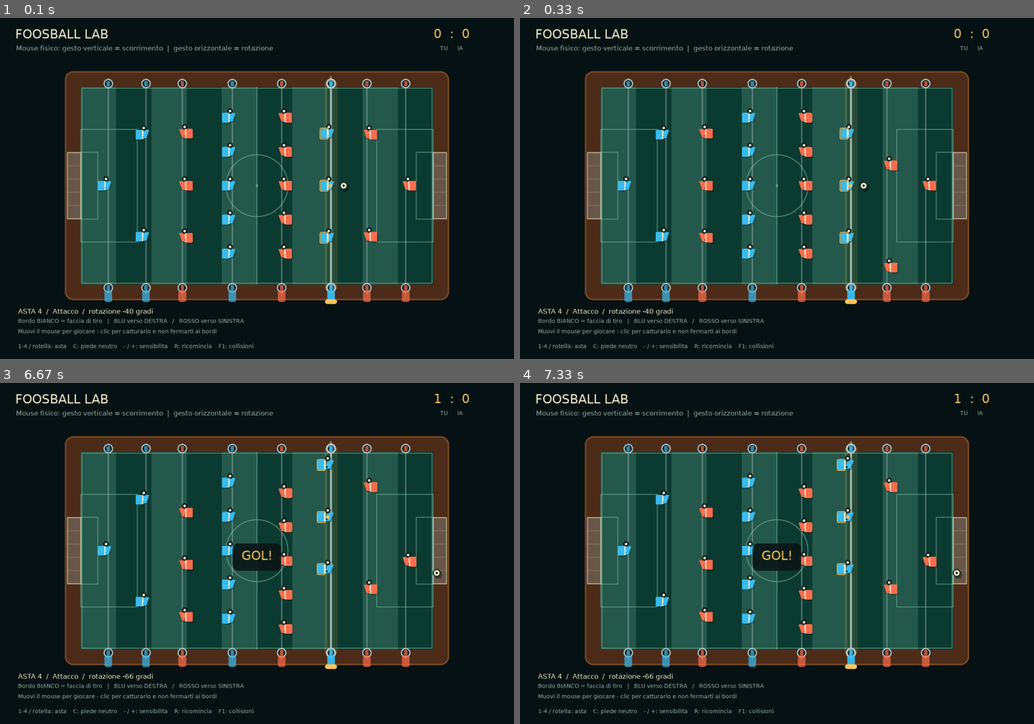
Above: before the commit, frames 1-4 (two rows, left to right).
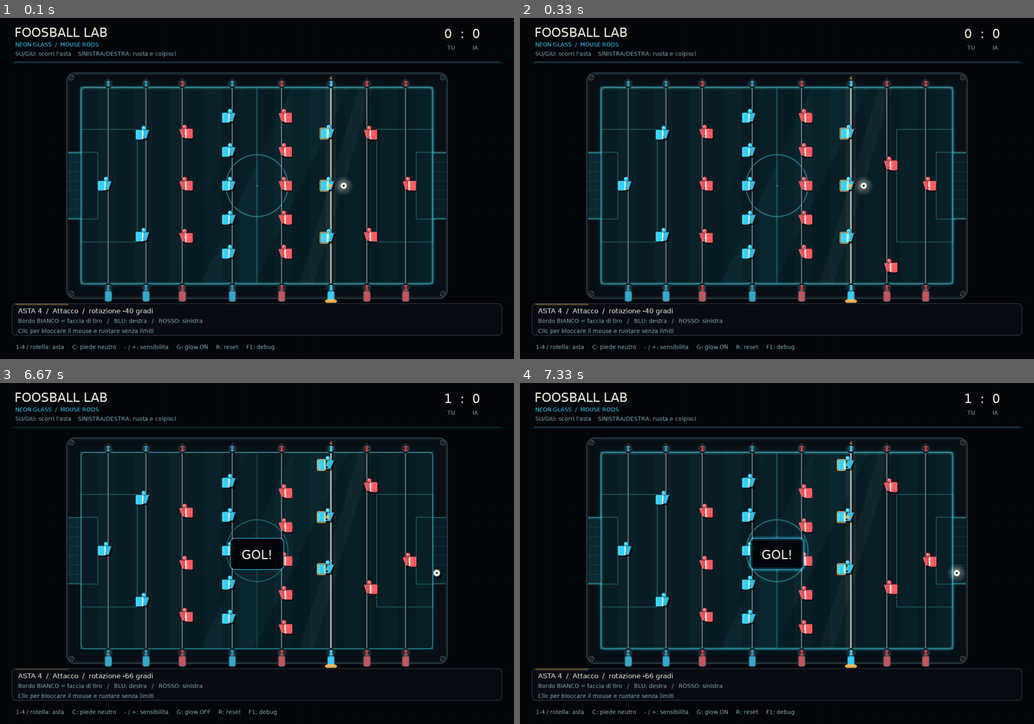
Above: after the commit, the same moments.

Repository: Askeladd22/FoosballPhysicsLab
Game: LÖVE game, started from experiments/foosball/main.lua
Two runs of this game, one before a commit and one after it. Both use one fixed random seed, a clock stepped at 60 frames per second and the inputs below.
Inputs (mouse positions are in pixels of both pictures, inside the frame that each line leads up to):
- Up to frame 1 (0.1 s): no input
- Up to frame 2 (0.33 s): no input
- Up to frame 3 (6.67 s): hold G 0.33-0.8 s; move the mouse to (236, 567) at 0.37 s; click (97, 502) at 0.88 s; click (447, 672) at 1.22 s; click (133, 485) at 1.55 s; click (257, 594) at 1.88 s; click (185, 481) at 2.22 s; tap G at 2.57, 2.87, 3.07, 3.4, 3.7, 3.9, 4.2, 4.47, 4.8, 5.1, 5.23, 5.63, 5.93, 6.3 s; click (390, 522) at 2.58 s; click (442, 526) at 3.08 s; click (436, 621) at 3.42 s; click (277, 539) at 3.92 s; click (143, 492) at 4.48 s; click (395, 591) at 4.82 s; click (174, 440) at 5.25 s; click (436, 550) at 5.65 s; click (159, 471) at 6.32 s
- Up to frame 4 (7.33 s): tap G at 6.7, 7, 7.2 s; click (746, 451) at 6.72 s; click (812, 498) at 7.22 s

The runs differ from the first frame. In frame 1, 49% of the frame differs, in the area x 2-98%, y 2-98%; in frame 2, 48%; in frame 3, 48%; in frame 4, 48%.

Commit message:
feat(foosball): neon glass visual theme with selective glow and UI

Diff:
--- a/experiments/foosball/main.lua
+++ b/experiments/foosball/main.lua
@@ -1,18 +1,13 @@
 local Model=require("model")
 local Layout=require("layout")
+local Theme=require("theme")
 local lg=love.graphics
 local match
 local accumulator=0
 local STEP=1/120
 local debugDraw=false
 local fonts={}
-local colors={
-    felt={0.045,0.23,0.19},line={0.49,0.77,0.67},
-    rim={0.30,0.17,0.10},wood={0.48,0.30,0.16},
-    human={0.22,0.74,0.94},away={0.99,0.43,0.30},
-    cream={0.95,0.94,0.80},muted={0.59,0.69,0.68},
-    metal={0.69,0.79,0.78},gold={0.98,0.77,0.36}
-}
+local colors=Theme.colors
 local function paint(c,a)
     lg.setColor(c[1],c[2],c[3],a or 1)
 end
@@ -25,38 +20,7 @@
     return Layout.compute(lg.getDimensions())
 end
 local function pitch()
-    paint(colors.rim)
-    lg.rectangle("fill",-46,-46,Model.W+92,Model.H+92,24,24)
-    paint(colors.wood)
-    lg.rectangle("line",-43,-43,Model.W+86,Model.H+86,22,22)
-    paint(colors.felt)
-    lg.rectangle("fill",0,0,Model.W,Model.H)
-    paint(colors.line,0.22)
-    for i=0,9 do
-        if i%2==0 then lg.rectangle("fill",i*100,0,100,Model.H) end
-    end
-    paint(colors.line,0.58)
-    lg.setLineWidth(2.2)
-    lg.rectangle("line",3,3,Model.W-6,Model.H-6)
-    lg.line(Model.W/2,0,Model.W/2,Model.H)
-    lg.circle("line",Model.W/2,Model.H/2,88)
-    lg.circle("fill",Model.W/2,Model.H/2,4)
-    lg.rectangle("line",0,Model.H/2-160,160,320)
-    lg.rectangle("line",Model.W-160,Model.H/2-160,160,320)
-    lg.rectangle("line",0,Model.H/2-95,48,190)
-    lg.rectangle("line",Model.W-48,Model.H/2-95,48,190)
-    for _,edge in ipairs({-1,1}) do
-        local gx=edge==-1 and -38 or Model.W
-        paint(colors.metal,0.28)
-        lg.rectangle("fill",gx,Model.H/2-Model.GOAL_HALF,38,Model.GOAL_HALF*2)
-        paint(colors.cream,0.7)
-        lg.rectangle("line",gx,Model.H/2-Model.GOAL_HALF,38,Model.GOAL_HALF*2)
-        for i=0,5 do
-            local y=Model.H/2-Model.GOAL_HALF+i*Model.GOAL_HALF*2/5
-            paint(colors.cream,0.13)
-            lg.line(gx,y,gx+38,y)
-        end
-    end
+    Theme.drawGlassTable(lg,Model.W,Model.H,Model.GOAL_HALF)
 end
 local function rods()
     local selected=match.rods[match.selected]
@@ -64,26 +28,36 @@
         local c=r.team==1 and colors.human or colors.away
         local current=r==selected
         if current then
-            paint(colors.gold,0.12)
-            lg.rectangle("fill",r.x-19,-13,38,Model.H+26)
+            -- A subtle selected rod 'light pipe'; no opaque gold column.
+            paint(colors.gold,Theme.glowEnabled and 0.065 or 0.035)
+            lg.rectangle("fill",r.x-15,-15,30,Model.H+30)
+            Theme.glowLine(lg,r.x,-21,r.x,Model.H+25,colors.gold,1,0.36)
         end
         -- Through-table shaft and its fixed chassis guides.
-        paint(colors.metal,current and 0.9 or 0.46)
-        lg.setLineWidth(current and 5 or 3)
+        paint(colors.shadow,0.67)
+        lg.setLineWidth(current and 7 or 5)
+        lg.line(r.x+2,-24,r.x+2,Model.H+28)
+        paint(colors.metal,current and 0.91 or 0.52)
+        lg.setLineWidth(current and 4 or 3)
         lg.line(r.x,-24,r.x,Model.H+28)
+        paint(colors.cream,current and 0.45 or 0.19)
+        lg.setLineWidth(1)
+        lg.line(r.x-1,-24,r.x-1,Model.H+28)
         for _,y in ipairs({-10,Model.H+10}) do
-            paint({0.075,0.085,0.09})
+            paint(colors.shadow)
             lg.circle("fill",r.x,y,13)
-            paint(colors.metal)
+            paint(colors.chassisEdge)
             lg.circle("line",r.x,y,12)
-            paint(c,current and 0.95 or 0.7)
-            lg.rectangle("fill",r.x-5,y-8,10,16,3,3)
+            paint(colors.metal,0.75)
+            lg.circle("line",r.x,y,8)
+            paint(c,current and 0.95 or 0.68)
+            lg.rectangle("fill",r.x-4,y-8,8,16,3,3)
         end
         -- Bumper compression clearly indicates which side hit the mechanical stop.
         if r.stopPulse>0 or r.stopSide~=0 then
             local y=r.stopSide<0 and -10 or Model.H+10
             local pulse=r.stopPulse/0.22
-            paint(colors.gold,0.3+0.6*pulse)
+            paint(colors.gold,0.25+0.5*pulse)
             lg.rectangle("fill",r.x-17,y-7,34,14,5,5)
             if current then
                 paint(colors.gold,0.3*pulse)
@@ -91,11 +65,13 @@
             end
         end
         -- Grip attached to the shaft, distinct from the fixed guide.
-        paint(c,current and 0.95 or 0.7)
+        paint(colors.chassisEdge)
         lg.rectangle("fill",r.x-11,Model.H+18,22,32,5,5)
+        paint(c,current and 0.96 or 0.72)
+        lg.rectangle("fill",r.x-9,Model.H+20,18,28,5,5)
         if current then
-            paint(colors.gold)
-            lg.rectangle("fill",r.x-17,Model.H+43,34,13,6,6)
+            paint(colors.gold,0.89)
+            lg.rectangle("fill",r.x-17,Model.H+43,34,10,6,6)
             lg.setFont(fonts.small)
             lg.print(tostring(i),r.x-5,-34)
         end
@@ -107,35 +83,47 @@
             local central=j==math.ceil(#r.offsets/2)
             -- Socket stays on the real shaft; leg and body lean with the
             -- actual horizontal shoe projection, instead of looking detached.
-            paint({0.01,0.06,0.07},0.42)
-            lg.polygon("fill",r.x-8,fy-13,r.x+10,fy-13,
-                bodyX+11,fy+13,bodyX-9,fy+13)
-            paint(c)
+            paint(colors.shadow,0.72)
+            lg.polygon("fill",r.x-8+3,fy-13+3,r.x+10+3,fy-13+3,
+                bodyX+11+3,fy+13+3,bodyX-9+3,fy+13+3)
+            paint(c,0.90)
             lg.polygon("fill",r.x-9,fy-13,r.x+9,fy-13,
                 bodyX+8,fy+11,bodyX-8,fy+11)
-            paint({0.07,0.11,0.12})
+            paint(colors.cream,0.18)
+            lg.setLineWidth(1.3)
+            lg.line(r.x-6,fy-12,bodyX-6,fy+8)
+            paint(colors.shadow)
             lg.setLineWidth(4)
             lg.line(bodyX,fy+6,fx,fy+6)
-            paint(colors.cream)
-            lg.circle("fill",headX,headY,6)
-            paint({0.06,0.12,0.13})
-            lg.circle("line",headX,headY,6)
+            paint(c)
+            lg.circle("fill",headX,headY,7)
+            paint(colors.cream,0.72)
+            lg.circle("fill",headX-2,headY-2,2.2)
+            paint(colors.shadow,0.72)
+            lg.setLineWidth(1)
+            lg.circle("line",headX,headY,7)
             -- Same rectangle as the collision geometry; NO circular toe.
-            paint({0.01,0.06,0.07},0.4)
+            paint(colors.shadow,0.63)
             lg.rectangle("fill",left+2,top+3,fw,fh,3,3)
             paint(c)
             lg.rectangle("fill",left,top,fw,fh,3,3)
+            paint(colors.cream,0.22)
+            lg.rectangle("fill",left+2,top+2,3,fh-4,1,1)
             -- White is the physical striking edge, gold only outlines the
             -- selected rod. It must remain visibly blue/red, not all yellow.
             if current then
-                paint(colors.gold,0.9)
+                paint(colors.gold,0.91)
                 lg.setLineWidth(2)
                 lg.rectangle("line",left-1.5,top-1.5,fw+3,fh+3,3,3)
             end
             local front=direction==1 and left+fw or left
-            paint(colors.cream)
-            lg.setLineWidth(current and 4 or 3)
-            lg.line(front,top+2,front,top+fh-2)
+            if current then
+                Theme.glowLine(lg,front,top+2,front,top+fh-2,colors.cream,3,0.85)
+            else
+                paint(colors.cream)
+                lg.setLineWidth(3)
+                lg.line(front,top+2,front,top+fh-2)
+            end
             if current and central then
                 -- Only ONE arrow on the active rod: repeated arrows on five
                 -- figures read as spiky shoes in the screenshot.
@@ -158,59 +146,86 @@
 end
 local function drawBall()
     local b=match.ball
-    paint({0,0,0},0.34)
-    lg.circle("fill",b.x+4,b.y+5,b.r+2)
-    paint(colors.cream)
-    lg.circle("fill",b.x,b.y,b.r)
-    paint({0.09,0.17,0.16})
+    -- High contrast on every glass band. Warm white core is never transparent.
+    paint(colors.shadow,0.70)
+    lg.circle("fill",b.x+3,b.y+4,b.r+3)
+    if Theme.glowEnabled then
+        Theme.glowCircle(lg,b.x,b.y,b.r+1,colors.cream)
+    else
+        paint(colors.cream)
+        lg.circle("fill",b.x,b.y,b.r+1)
+    end
+    paint(colors.shadow,0.73)
+    lg.setLineWidth(1.4)
     lg.circle("line",b.x,b.y,b.r)
-    lg.circle("fill",b.x,b.y,3.5)
+    paint(colors.chassis)
+    lg.circle("fill",b.x,b.y,3.2)
+    paint(colors.cream,0.8)
+    lg.circle("fill",b.x-2,b.y-3,2.6)
+    local speed=math.sqrt(b.vx*b.vx+b.vy*b.vy)
+    if Theme.glowEnabled and speed>140 then
+        local factor=math.min(0.062,10/speed)
+        Theme.glowLine(lg,b.x-b.vx*factor,b.y-b.vy*factor,
+            b.x-b.vx*factor*0.34,b.y-b.vy*factor*0.34,colors.cream,1.2,0.35)
+    end
     if debugDraw then
-        paint(colors.gold,0.82)
-        lg.setLineWidth(3)
+        paint(colors.gold,0.9)
+        lg.setLineWidth(2)
         lg.line(b.x,b.y,b.x+b.vx*0.16,b.y+b.vy*0.16)
     end
 end
+
 local function hud(w,h)
     local r=match.rods[match.selected]
-    text("FOOSBALL LAB",38,22,fonts.title,colors.cream)
-    text("Mouse fisico: gesto verticale = scorrimento  |  gesto orizzontale = rotazione",40,65,fonts.normal,colors.muted)
+    text("FOOSBALL LAB",36,18,fonts.title,colors.cream)
+    text("NEON GLASS  /  MOUSE RODS",38,58,fonts.small,colors.human)
+    text("SU/GIU: scorri l'asta    SINISTRA/DESTRA: ruota e colpisci",
+        38,81,fonts.small,colors.muted)
     local score=tostring(match.score[1]).."  :  "..tostring(match.score[2])
-    text(score,w-200,21,fonts.title,colors.gold)
-    text("TU      IA",w-184,67,fonts.small,colors.muted)
-    local bottom=Layout.bounds(w,h).boardBottom+17
+    text(score,w-174,21,fonts.title,colors.cream)
+    text("TU           IA",w-166,66,fonts.small,colors.muted)
+    Theme.glowLine(lg,36,110,w-36,110,colors.etched,1,0.43)
+    local bounds=Layout.bounds(w,h)
+    local bottom=bounds.boardBottom+16
     local angle=math.floor(r.angle*180/math.pi+0.5)
+    -- An optical glass HUD plate; no heavy panels or extra menus.
+    paint(colors.chassis,0.74)
+    lg.rectangle("fill",30,bottom-8,w-60,79,9,9)
+    paint(colors.metal,0.28)
+    lg.setLineWidth(1)
+    lg.rectangle("line",30,bottom-8,w-60,79,9,9)
+    Theme.glowLine(lg,39,bottom-6,170,bottom-6,colors.gold,1.5,0.48)
     text("ASTA "..match.selected.."  /  "..r.kind.."  /  rotazione "..angle.." gradi",
         45,bottom,fonts.normal,colors.cream)
-    if r.stopPulse>0 then
-        text("FINE CORSA",w-195,bottom,fonts.small,colors.gold)
-    end
-    text("Bordo BIANCO = faccia di tiro   |   BLU verso DESTRA   /   ROSSO verso SINISTRA",
-        45,bottom+26,fonts.small,colors.muted)
+    if r.stopPulse>0 then text("FINE CORSA",w-175,bottom,fonts.small,colors.gold) end
+    text("Bordo BIANCO = faccia di tiro   /   BLU: destra   /   ROSSO: sinistra",
+        45,bottom+27,fonts.small,colors.muted)
     local captured=love.mouse.getRelativeMode()
     local help=captured and "MOUSE CATTURATO - ESC per sbloccare" or
-        "Muovi il mouse per giocare - clic per catturarlo e non fermarti ai bordi"
+        "Clic per bloccare il mouse e ruotare senza limiti"
     text(help,45,bottom+52,fonts.small,captured and colors.gold or colors.muted)
-    text("1-4 / rotella: asta    C: piede neutro    - / +: sensibilita    R: ricomincia    F1: collisioni",
-        45,h-40,fonts.small,colors.muted)
+    text("1-4 / rotella: asta     C: piede neutro     - / +: sensibilita     G: glow "..
+        (Theme.glowEnabled and "ON" or "OFF").."     R: reset     F1: debug",
+        39,h-38,fonts.small,colors.muted)
     if match.phase=="goal" or match.phase=="finished" then
         local message=match.phase=="finished" and
-            (match.lastScorer==1 and "VITTORIA! • R per una nuova partita" or "SCONFITTA! • R per riprovare") or
-            (match.lastScorer==1 and "GOL!" or "SEGNA L'IA!")
-        lg.setFont(fonts.title)
-        local width=lg.getFont():getWidth(message)
-        paint({0.04,0.09,0.09},0.91)
-        lg.rectangle("fill",(w-width)/2-22,h/2-25,width+44,68,13,13)
-        text(message,(w-width)/2,h/2-13,fonts.title,colors.gold)
-    end
-end
+            (match.lastScorer==1 and "VITTORIA!  /  R: nuova partita" or "SCONFITTA!  /  R: riprova") or
+            (match.lastScorer==1 and "GOL!" or "GOL DELL'IA!")
+        local width=fonts.title:getWidth(message)
+        paint(colors.shadow,0.94)
+        lg.rectangle("fill",(w-width)/2-28,h/2-38,width+56,78,14,14)
+        Theme.glowFrame(lg,(w-width)/2-28,h/2-38,width+56,78,colors.human)
+        text(message,(w-width)/2,h/2-15,fonts.title,colors.cream)
+    end
+end
+
 function love.load()
     lg.setDefaultFilter("linear","linear")
     fonts.title=lg.newFont(31)
     fonts.normal=lg.newFont(17)
     fonts.small=lg.newFont(14)
     match=Model.new()
-    love.window.setTitle("FOOSBALL LAB — Mouse Rods")
+    love.window.setTitle("FOOSBALL LAB | Neon Glass")
 end
 function love.update(dt)
     accumulator=accumulator+math.min(dt,0.08)
@@ -224,7 +239,8 @@
 end
 function love.draw()
     local ox,oy,scale,w,h=transform()
-    lg.clear(0.025,0.068,0.074)
+    lg.clear(colors.background[1],colors.background[2],colors.background[3])
+    Theme.drawBackdrop(lg,w,h)
     lg.push()
     lg.translate(ox,oy)
     lg.scale(scale)
@@ -258,6 +274,8 @@
         match:reset()
     elseif key=="f1" then
         debugDraw=not debugDraw
+    elseif key=="g" then
+        Theme.glowEnabled=not Theme.glowEnabled
     elseif key=="-" or key=="kp-" then
         match.mouseSensitivity.angle=math.max(0.007,match.mouseSensitivity.angle-0.002)
     elseif key=="=" or key=="+" or key=="kp+" then
--- /dev/null
+++ b/experiments/foosball/theme.lua
@@ -0,0 +1,167 @@
+-- Foosball Lab visual identity: tempered smoky glass + selective neon.
+-- Presentation only. No collision, AI, scoring or input geometry is changed.
+local Theme={}
+Theme.glowEnabled=true
+Theme.colors={
+    background={0.012,0.022,0.039},
+    chassis={0.037,0.055,0.080},
+    chassisEdge={0.18,0.27,0.32},
+    glass={0.032,0.125,0.153},
+    glassDeep={0.018,0.073,0.102},
+    panel={0.076,0.185,0.204},
+    etched={0.24,0.72,0.76},
+    human={0.21,0.82,0.99},
+    away={1.0,0.36,0.39},
+    cream={0.96,0.97,0.91},
+    muted={0.53,0.68,0.71},
+    metal={0.67,0.78,0.83},
+    gold={1,0.75,0.36},
+    shadow={0.004,0.013,0.024}
+}
+local c=Theme.colors
+local function paint(lg,color,a)
+    lg.setColor(color[1],color[2],color[3],a or 1)
+end
+Theme.paint=paint
+local passes={{9,0.035},{5,0.085},{2.5,0.15}}
+local function startGlow(lg)
+    lg.setBlendMode("add","alphamultiply")
+end
+local function endGlow(lg)
+    lg.setBlendMode("alpha","alphamultiply")
+end
+function Theme.glowLine(lg,x1,y1,x2,y2,color,width,brightness)
+    width=width or 2
+    brightness=brightness or 1
+    if Theme.glowEnabled then
+        startGlow(lg)
+        for _,p in ipairs(passes) do
+            paint(lg,color,p[2]*brightness)
+            lg.setLineWidth(width+p[1])
+            lg.line(x1,y1,x2,y2)
+        end
+        endGlow(lg)
+    end
+    paint(lg,color,0.70*brightness)
+    lg.setLineWidth(width)
+    lg.line(x1,y1,x2,y2)
+end
+function Theme.glowCircle(lg,x,y,r,color)
+    if Theme.glowEnabled then
+        startGlow(lg)
+        for i=3,1,-1 do
+            paint(lg,color,0.05+0.02*(4-i))
+            lg.circle("fill",x,y,r+i*5)
+        end
+        endGlow(lg)
+    end
+    paint(lg,color)
+    lg.circle("fill",x,y,r)
+end
+function Theme.glowFrame(lg,x,y,w,h,color)
+    if Theme.glowEnabled then
+        startGlow(lg)
+        for i=3,1,-1 do
+            paint(lg,color,0.035*i)
+            lg.setLineWidth(2+i*3)
+            lg.rectangle("line",x,y,w,h,10,10)
+        end
+        endGlow(lg)
+    end
+    paint(lg,color,0.73)
+    lg.setLineWidth(1.5)
+    lg.rectangle("line",x,y,w,h,10,10)
+end
+function Theme.drawBackdrop(lg,w,h)
+    paint(lg,c.background)
+    lg.rectangle("fill",0,0,w,h)
+    paint(lg,c.human,0.018)
+    for x=24,w,48 do
+        lg.rectangle("fill",x,0,1,h)
+    end
+    paint(lg,c.away,0.014)
+    for y=0,h,44 do lg.rectangle("fill",0,y,w,1) end
+    paint(lg,c.etched,0.17)
+    lg.setLineWidth(1)
+    lg.line(28,112,math.max(28,w-28),112)
+end
+function Theme.drawGlassTable(lg,W,H,goalHalf)
+    -- Chassis and inward bevel, within the 46-unit wooden-frame safe margin.
+    paint(lg,c.shadow,0.72)
+    lg.rectangle("fill",-45,-45,W+90,H+90,29,29)
+    paint(lg,c.chassis)
+    lg.rectangle("fill",-42,-42,W+84,H+84,26,26)
+    paint(lg,c.chassisEdge,0.72)
+    lg.setLineWidth(4)
+    lg.rectangle("line",-40,-40,W+80,H+80,23,23)
+    paint(lg,c.cream,0.09)
+    lg.setLineWidth(1)
+    lg.rectangle("line",-35,-35,W+70,H+70,19,19)
+    paint(lg,c.glassDeep)
+    lg.rectangle("fill",-15,-15,W+30,H+30,11,11)
+    -- Semi-translucent tinted slab with restrained internal bands.
+    paint(lg,c.glass)
+    lg.rectangle("fill",0,0,W,H,3,3)
+    paint(lg,c.panel,0.15)
+    lg.polygon("fill",0,0,W*0.47,0,W*0.27,H,0,H)
+    paint(lg,c.human,0.045)
+    lg.polygon("fill",W*0.60,0,W*0.76,0,W*0.49,H,W*0.34,H)
+    paint(lg,c.cream,0.036)
+    lg.polygon("fill",W*0.79,0,W*0.83,0,W*0.66,H,W*0.62,H)
+    paint(lg,c.shadow,0.14)
+    for x=0,W-1,100 do lg.rectangle("fill",x,0,50,H) end
+    -- Surface bevel: subtle offset makes the slab read as thick glass.
+    paint(lg,c.cream,0.28)
+    lg.setLineWidth(1.5)
+    lg.line(0,0,W,0)
+    lg.line(0,0,0,H)
+    paint(lg,c.human,0.30)
+    lg.line(0,H-2,W,H-2)
+    lg.line(W-2,0,W-2,H)
+    Theme.glowFrame(lg,1,1,W-2,H-2,c.etched)
+    -- Etched pitch, secondary to the ball and the active foot.
+    local line=c.etched
+    Theme.glowLine(lg,W/2,5,W/2,H-5,line,1.35,0.49)
+    if Theme.glowEnabled then
+        paint(lg,line,0.25)
+        lg.setLineWidth(3)
+        lg.circle("line",W/2,H/2,88)
+    end
+    paint(lg,line,0.58)
+    lg.setLineWidth(1.5)
+    lg.circle("line",W/2,H/2,88)
+    lg.circle("fill",W/2,H/2,3)
+    for _,right in ipairs({false,true}) do
+        local boxX=right and W-160 or 0
+        local smallX=right and W-48 or 0
+        paint(lg,line,0.54)
+        lg.setLineWidth(1.6)
+        lg.rectangle("line",boxX,H/2-160,160,320)
+        lg.rectangle("line",smallX,H/2-95,48,190)
+        local gx=right and W or -36
+        paint(lg,c.shadow,0.8)
+        lg.rectangle("fill",gx,H/2-goalHalf,36,goalHalf*2,3,3)
+        paint(lg,c.human,right and 0.12 or 0.18)
+        lg.rectangle("fill",gx,H/2-goalHalf,36,goalHalf*2)
+        for i=0,7 do
+            local y=H/2-goalHalf+i*goalHalf*2/7
+            paint(lg,c.etched,0.18)
+            lg.setLineWidth(1)
+            lg.line(gx,y,gx+36,y)
+        end
+        Theme.glowLine(lg,gx,H/2-goalHalf,gx+36,H/2-goalHalf,c.etched,1.4,0.9)
+        Theme.glowLine(lg,gx,H/2+goalHalf,gx+36,H/2+goalHalf,c.etched,1.4,0.9)
+    end
+    -- Under-glass corner screws, intentional without overpowering ball.
+    for _,x in ipairs({-27,W+27}) do
+        for _,y in ipairs({-27,H+27}) do
+            paint(lg,c.shadow)
+            lg.circle("fill",x,y,9)
+            paint(lg,c.metal,0.52)
+            lg.setLineWidth(1.4)
+            lg.circle("line",x,y,7)
+            lg.line(x-3,y+3,x+3,y-3)
+        end
+    end
+end
+return Theme
